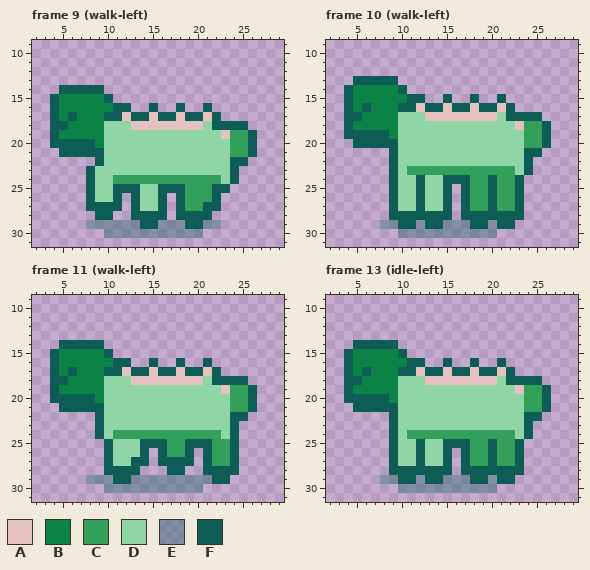
Two versions of one pixel-art file, assets/aseprite/actor_sheep.aseprite. Above: the version before the commit.
32x32 pixels, 32 frames. Shown: frame 9 (walk-left): x 2..29, y 9..31; frame 10 (walk-left): x 2..29, y 9..31; frame 11 (walk-left): x 2..29, y 9..31; frame 13 (idle-left): x 2..29, y 9..31. The commit also changed other frames, which this record leaves out.
Palette (. is transparent): A #e5c2c0  B #0c8346  C #329f5b  D #8fd5a6  E #0d5d565a  F #0d5d56
Once edited:
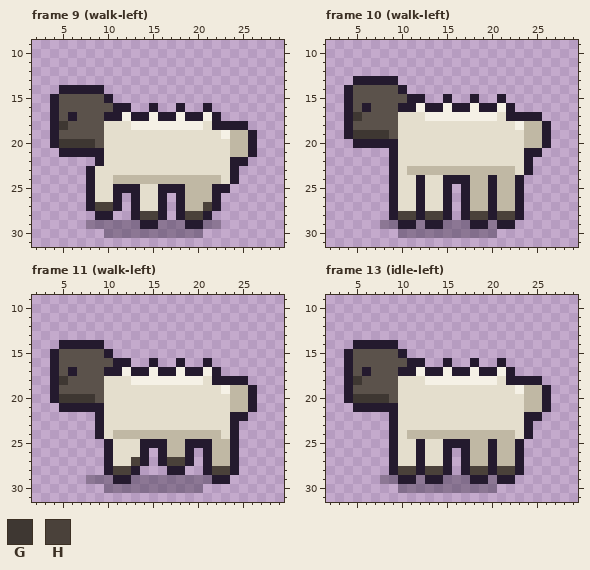
Colours new in this view: G #3e3732  H #4a413a
Edits made:
@@ palette @@
-A #e5c2c0
+A #f5f1e6
-B #0c8346
+B #5b524b
-C #329f5b
+C #c0b8a4
-D #8fd5a6
+D #e4decd
-E #0d5d565a
+E #241a2e5a
-F #0d5d56
+F #241a2e
--- frame 9 (walk-left), layer "actor"
@@ x 3..10 @@
 17 .FBFBBBF
-18 .FFBBBBD
+18 .FGBBBBD
 19 .FBBBBBD
-20 .FFFFFBD
+20 .FGGGGBD
 21 ..FFFFFD
@@ x 7..23 @@
 26 .FDDF.FDDF.FCCCF.
-27 .FFFF.FDDF.FCCFF.
-28 ..FF..FFFF.FFFF..
+27 .FHHF.FDDF.FCCHF.
+28 ..FF..FHHF.FHHF..
 29 .EEEEEEFFEEEFFEE.
--- frame 10 (walk-left), layer "actor"
@@ x 3..10 @@
 16 .FBFBBBF
-17 .FFBBBBD
+17 .FGBBBBD
 18 .FBBBBBD
-19 .FFFFFBD
+19 .FGGGGBD
 20 ..FFFFFD
@@ x 8..24 @@
 27 .FDDFDDF.FCCFCCF.
-28 .FFFFFFF.FFFFFFF.
+28 .FHHFHHF.FHHFHHF.
 29 EEFFEFFEEEFFEFF..
--- frame 11 (walk-left), layer "actor"
@@ x 3..10 @@
 17 .FBFBBBF
-18 .FFBBBBD
+18 .FGBBBBD
 19 .FBBBBBD
-20 .FFFFFBD
+20 .FGGGGBD
 21 ..FFFFFD
@@ x 9..25 @@
 26 .FDDDF.FCCF.FCCF.
-27 .FDDFF.FFFF.FCCF.
-28 .FFFF...FF..FFFF.
+27 .FDDHF.FHHF.FCCF.
+28 .FHHF...FF..FHHF.
 29 EEFFEEEEEEEEEFF..
--- frame 13 (idle-left), layer "actor"
@@ x 3..10 @@
 17 .FBFBBBF
-18 .FFBBBBD
+18 .FGBBBBD
 19 .FBBBBBD
-20 .FFFFFBD
+20 .FGGGGBD
 21 ..FFFFFD
@@ x 8..24 @@
 27 .FDDFDDF.FCCFCCF.
-28 .FFFFFFF.FFFFFFF.
+28 .FHHFHHF.FHHFHHF.
 29 EEFFEFFEEEFFEFF..
Boxes around the changes in both pictures, in picture pixels (x1, y1, x2, y2):
changed: (50, 85, 257, 238)
changed: (344, 76, 551, 238)
changed: (50, 340, 257, 493)
changed: (344, 340, 551, 493)
